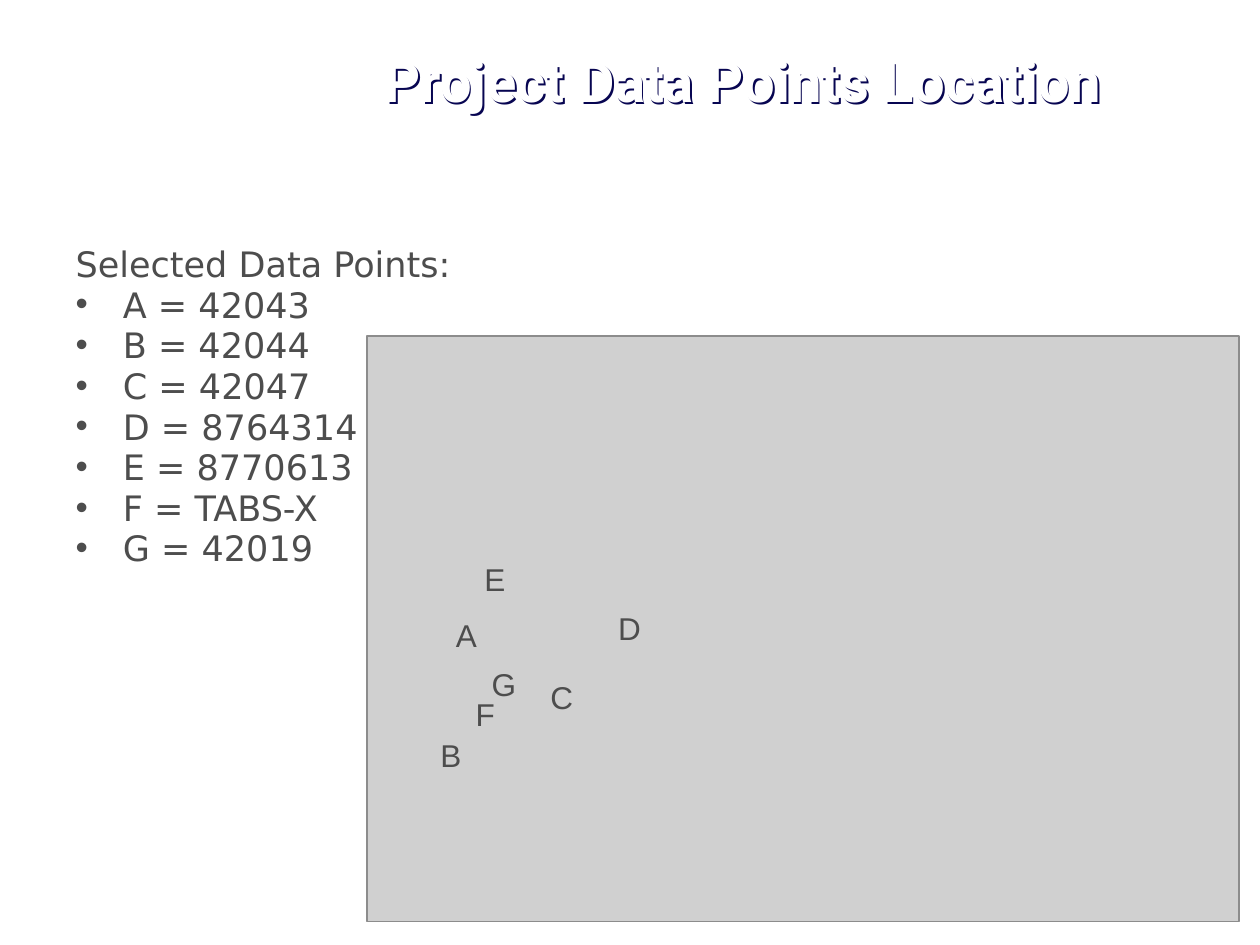
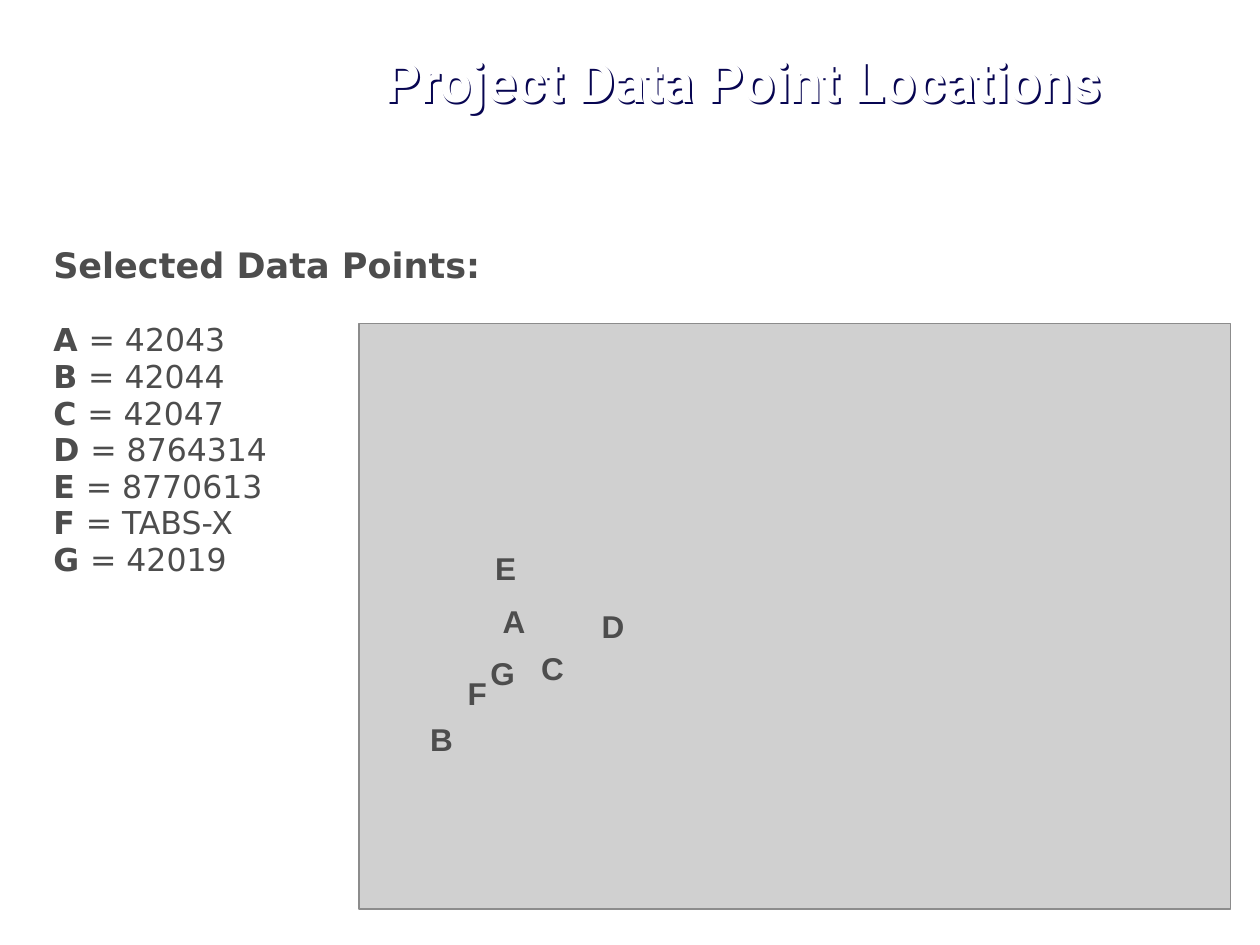
Before and after one commit to j1-aggie/Hurricane_Harvey_Analysis, a slide deck: slide 5 of Final Presentation.pptx. Drawn at 1260x945 pixels with LibreOffice and Linux fonts; fonts in the diff are those of the drawing; grey boxes stand for pictures; background and template pictures are left out. Boxes give left, top, right and bottom in pixels: in the first picture for what was removed or moved away, otherwise in the second. Text is boxed around its words. In the diff, an @@ line names an element or a change of style, - is before the commit and + after.

```diff
--- a/Final Presentation.pptx
+++ b/Final Presentation.pptx
@@ title at box(384, 63, 1101, 116): text changed @@
-Project Data Points Location
+Project Data Point Locations
@@ text "Selected Data Points:": place and size @@
-text "Selected Data Points:" at box(76, 250, 450, 562)
+text "Selected Data Points:" at box(53, 251, 480, 572)
@@ text "Selected Data Points:" at box(53, 251, 480, 572): bold on in "Selected Data Points:", "A", "B", "C" and 4 more places; size 20 to 18 pt in "A = 42043", "B = 42044", "C = 42047", "D = 8764314" and 3 more places; bullet • to none @@
@@ picture: place and size @@
-picture at box(367, 336, 1239, 922)
+picture at box(359, 324, 1231, 910)
@@ text "E": place and size @@
-text "E" at box(484, 569, 505, 591)
+text "E" at box(495, 558, 516, 580)
@@ bold on in 7 elements at box(490, 663, 514, 685), box(602, 616, 625, 638), box(495, 558, 516, 580), box(430, 729, 453, 751), box(468, 683, 487, 705), box(541, 658, 564, 680), box(503, 611, 526, 633) @@
@@ text "A": place and size @@
-text "A" at box(456, 625, 477, 647)
+text "A" at box(503, 611, 526, 633)
@@ text "D": place and size @@
-text "D" at box(618, 618, 641, 640)
+text "D" at box(602, 616, 625, 638)
@@ text "G": place and size @@
-text "G" at box(492, 674, 516, 696)
+text "G" at box(490, 663, 514, 685)
@@ text "C": place and size @@
-text "C" at box(550, 687, 573, 709)
+text "C" at box(541, 658, 564, 680)
@@ text "F": place and size @@
-text "F" at box(476, 704, 495, 726)
+text "F" at box(468, 683, 487, 705)
@@ text "B": place and size @@
-text "B" at box(440, 745, 461, 767)
+text "B" at box(430, 729, 453, 751)
```
Also in this commit, not shown: 11 other slides changed, 1 slide added, 2 other files.
